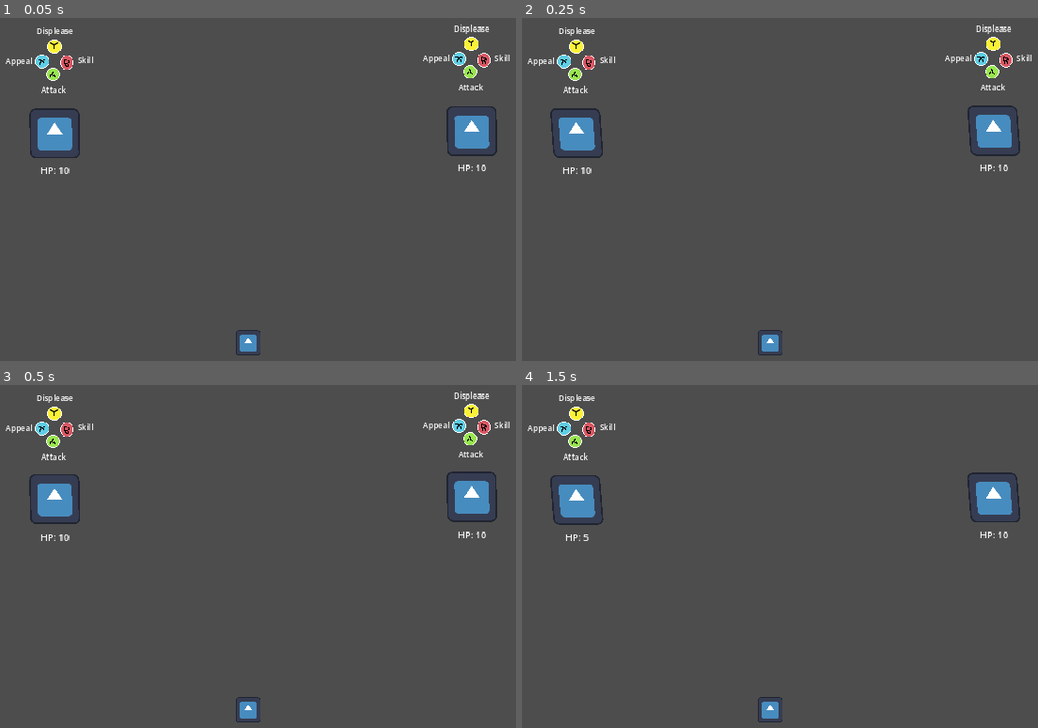
Above: before the commit, frames 1-4 (two rows, left to right).
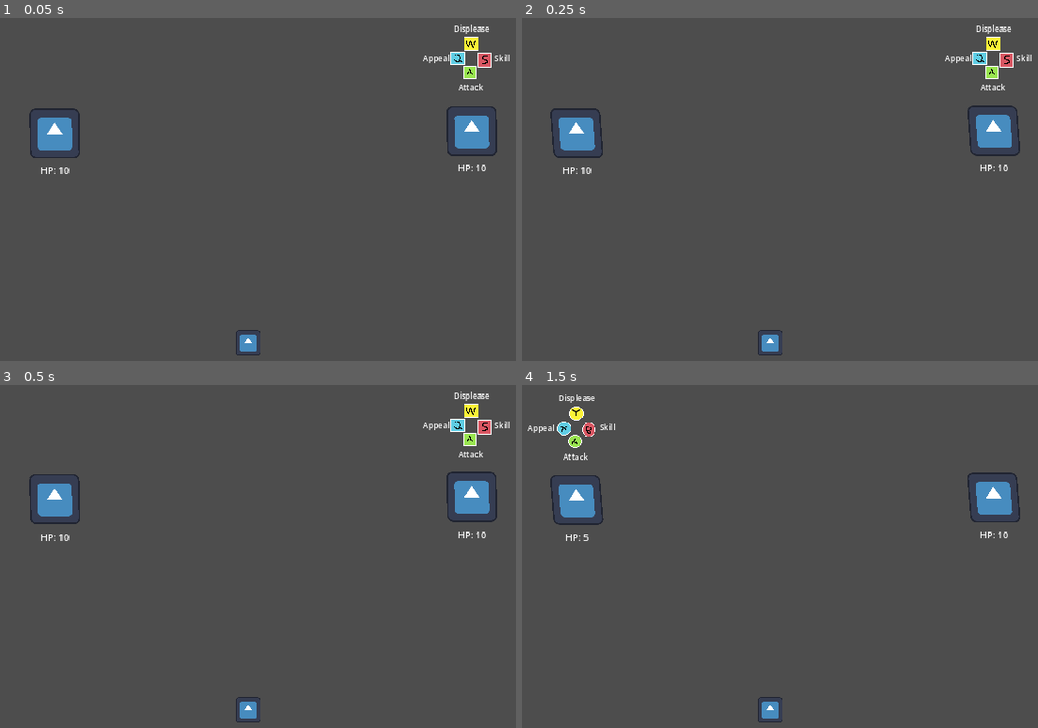
Above: after the commit, the same moments.

Repository: hyperdriveguy/eivbos
Game: Godot game, scene res://battle/battle.tscn
Same seed, same stepped clock (60 frames per second), same inputs: the game is played once before the commit and once after it. The engine's default icon, where the game draws it, is replaced by a stand-in: a white triangle on a blue panel in a dark square.
Inputs:
- Up to frame 1 (0.05 s): no input
- Up to frame 2 (0.25 s): no input
- Up to frame 3 (0.5 s): no input
- Up to frame 4 (1.5 s): tap A (attack_battle) at 0.6, 1.35 s; tap Enter at 1.25 s

The runs differ from the first frame. In frame 1, 0.7% of the frame differs, in the area x 1-96%, y 2-22%; in frame 2, 0.7%; in frame 3, 0.7%; in frame 4, nothing differs.
Error in both runs: Assertion failed: Device 0 has no actions. Maybe the joypad is disconnected. (res://addons/multiplayer_input/multiplayer_input.gd:159)

Commit message:
Finish the modular button ui

Diff:
--- a/action_indicator.tscn
+++ b/action_indicator.tscn
@@ -5,86 +5,174 @@
 [ext_resource type="Texture2D" uid="uid://bvek46xmbryi8" path="res://battle/player_battler/button-icons-keyboard.png" id="3_c4tgp"]
 [ext_resource type="LabelSettings" uid="uid://bm7ljafkx558e" path="res://battle/player_battler/action_indicator_label_settings.tres" id="4_ihvkt"]
 
+[sub_resource type="AtlasTexture" id="AtlasTexture_cextx"]
+atlas = ExtResource("2_lgju0")
+region = Rect2(0, 0, 64, 64)
+
+[sub_resource type="AtlasTexture" id="AtlasTexture_r2rwu"]
+atlas = ExtResource("2_lgju0")
+region = Rect2(256, 0, 64, 64)
+
+[sub_resource type="AtlasTexture" id="AtlasTexture_tfa3r"]
+atlas = ExtResource("2_lgju0")
+region = Rect2(0, 0, 64, 64)
+
+[sub_resource type="AtlasTexture" id="AtlasTexture_dmn6g"]
+atlas = ExtResource("2_lgju0")
+region = Rect2(192, 0, 64, 64)
+
+[sub_resource type="AtlasTexture" id="AtlasTexture_8lagp"]
+atlas = ExtResource("2_lgju0")
+region = Rect2(0, 0, 64, 64)
+
+[sub_resource type="AtlasTexture" id="AtlasTexture_1but0"]
+atlas = ExtResource("2_lgju0")
+region = Rect2(128, 0, 64, 64)
+
+[sub_resource type="AtlasTexture" id="AtlasTexture_xxfhf"]
+atlas = ExtResource("2_lgju0")
+region = Rect2(0, 0, 64, 64)
+
+[sub_resource type="AtlasTexture" id="AtlasTexture_7makd"]
+atlas = ExtResource("2_lgju0")
+region = Rect2(64, 0, 64, 64)
+
 [sub_resource type="AtlasTexture" id="AtlasTexture_u7u7w"]
 atlas = ExtResource("2_lgju0")
 region = Rect2(0, 0, 64, 64)
 
+[sub_resource type="AtlasTexture" id="AtlasTexture_kqp53"]
+atlas = ExtResource("3_c4tgp")
+region = Rect2(0, 0, 64, 64)
+
+[sub_resource type="AtlasTexture" id="AtlasTexture_ajo8d"]
+atlas = ExtResource("3_c4tgp")
+region = Rect2(256, 0, 64, 64)
+
+[sub_resource type="AtlasTexture" id="AtlasTexture_oyr2t"]
+atlas = ExtResource("3_c4tgp")
+region = Rect2(0, 0, 64, 64)
+
+[sub_resource type="AtlasTexture" id="AtlasTexture_qdb5p"]
+atlas = ExtResource("3_c4tgp")
+region = Rect2(128, 0, 64, 64)
+
+[sub_resource type="AtlasTexture" id="AtlasTexture_kpf5n"]
+atlas = ExtResource("3_c4tgp")
+region = Rect2(0, 0, 64, 64)
+
+[sub_resource type="AtlasTexture" id="AtlasTexture_svh62"]
+atlas = ExtResource("3_c4tgp")
+region = Rect2(192, 0, 64, 64)
+
+[sub_resource type="AtlasTexture" id="AtlasTexture_so61w"]
+atlas = ExtResource("3_c4tgp")
+region = Rect2(0, 0, 64, 64)
+
+[sub_resource type="AtlasTexture" id="AtlasTexture_mxlom"]
+atlas = ExtResource("3_c4tgp")
+region = Rect2(64, 0, 64, 64)
+
 [sub_resource type="AtlasTexture" id="AtlasTexture_yfnag"]
 atlas = ExtResource("3_c4tgp")
 region = Rect2(0, 0, 64, 64)
-
-[sub_resource type="AtlasTexture" id="AtlasTexture_cextx"]
-atlas = ExtResource("2_lgju0")
-region = Rect2(0, 0, 64, 64)
-
-[sub_resource type="AtlasTexture" id="AtlasTexture_r2rwu"]
-atlas = ExtResource("2_lgju0")
-region = Rect2(256, 0, 64, 64)
-
-[sub_resource type="AtlasTexture" id="AtlasTexture_tfa3r"]
-atlas = ExtResource("2_lgju0")
-region = Rect2(0, 0, 64, 64)
-
-[sub_resource type="AtlasTexture" id="AtlasTexture_dmn6g"]
-atlas = ExtResource("2_lgju0")
-region = Rect2(192, 0, 64, 64)
-
-[sub_resource type="AtlasTexture" id="AtlasTexture_8lagp"]
-atlas = ExtResource("2_lgju0")
-region = Rect2(0, 0, 64, 64)
-
-[sub_resource type="AtlasTexture" id="AtlasTexture_1but0"]
-atlas = ExtResource("2_lgju0")
-region = Rect2(128, 0, 64, 64)
-
-[sub_resource type="AtlasTexture" id="AtlasTexture_xxfhf"]
-atlas = ExtResource("2_lgju0")
-region = Rect2(0, 0, 64, 64)
-
-[sub_resource type="AtlasTexture" id="AtlasTexture_7makd"]
-atlas = ExtResource("2_lgju0")
-region = Rect2(64, 0, 64, 64)
-
-[sub_resource type="AtlasTexture" id="AtlasTexture_kqp53"]
-atlas = ExtResource("3_c4tgp")
-region = Rect2(0, 0, 64, 64)
-
-[sub_resource type="AtlasTexture" id="AtlasTexture_ajo8d"]
-atlas = ExtResource("3_c4tgp")
-region = Rect2(256, 0, 64, 64)
-
-[sub_resource type="AtlasTexture" id="AtlasTexture_oyr2t"]
-atlas = ExtResource("3_c4tgp")
-region = Rect2(0, 0, 64, 64)
-
-[sub_resource type="AtlasTexture" id="AtlasTexture_qdb5p"]
-atlas = ExtResource("3_c4tgp")
-region = Rect2(128, 0, 64, 64)
-
-[sub_resource type="AtlasTexture" id="AtlasTexture_kpf5n"]
-atlas = ExtResource("3_c4tgp")
-region = Rect2(0, 0, 64, 64)
-
-[sub_resource type="AtlasTexture" id="AtlasTexture_svh62"]
-atlas = ExtResource("3_c4tgp")
-region = Rect2(192, 0, 64, 64)
-
-[sub_resource type="AtlasTexture" id="AtlasTexture_so61w"]
-atlas = ExtResource("3_c4tgp")
-region = Rect2(0, 0, 64, 64)
-
-[sub_resource type="AtlasTexture" id="AtlasTexture_mxlom"]
-atlas = ExtResource("3_c4tgp")
-region = Rect2(64, 0, 64, 64)
 
 [sub_resource type="SpriteFrames" id="SpriteFrames_b2sj3"]
 animations = [{
 "frames": [{
 "duration": 1.0,
+"texture": SubResource("AtlasTexture_cextx")
+}, {
+"duration": 1.0,
+"texture": SubResource("AtlasTexture_r2rwu")
+}],
+"loop": true,
+"name": &"joy confirm a",
+"speed": 5.0
+}, {
+"frames": [{
+"duration": 1.0,
+"texture": SubResource("AtlasTexture_tfa3r")
+}, {
+"duration": 1.0,
+"texture": SubResource("AtlasTexture_dmn6g")
+}],
+"loop": true,
+"name": &"joy confirm b",
+"speed": 5.0
+}, {
+"frames": [{
+"duration": 1.0,
+"texture": SubResource("AtlasTexture_8lagp")
+}, {
+"duration": 1.0,
+"texture": SubResource("AtlasTexture_1but0")
+}],
+"loop": true,
+"name": &"joy confirm x",
+"speed": 5.0
+}, {
+"frames": [{
+"duration": 1.0,
+"texture": SubResource("AtlasTexture_xxfhf")
+}, {
+"duration": 1.0,
+"texture": SubResource("AtlasTexture_7makd")
+}],
+"loop": true,
+"name": &"joy confirm y",
+"speed": 5.0
+}, {
+"frames": [{
+"duration": 1.0,
 "texture": SubResource("AtlasTexture_u7u7w")
 }],
 "loop": true,
-"name": &"default joypad",
+"name": &"joy idle",
+"speed": 5.0
+}, {
+"frames": [{
+"duration": 1.0,
+"texture": SubResource("AtlasTexture_kqp53")
+}, {
+"duration": 1.0,
+"texture": SubResource("AtlasTexture_ajo8d")
+}],
+"loop": true,
+"name": &"key confirm a",
+"speed": 5.0
+}, {
+"frames": [{
+"duration": 1.0,
+"texture": SubResource("AtlasTexture_oyr2t")
+}, {
+"duration": 1.0,
+"texture": SubResource("AtlasTexture_qdb5p")
+}],
+"loop": true,
+"name": &"key confirm q",
+"speed": 5.0
+}, {
+"frames": [{
+"duration": 1.0,
+"texture": SubResource("AtlasTexture_kpf5n")
+}, {
+"duration": 1.0,
+"texture": SubResource("AtlasTexture_svh62")
+}],
+"loop": true,
+"name": &"key confirm s",
+"speed": 5.0
+}, {
+"frames": [{
+"duration": 1.0,
+"texture": SubResource("AtlasTexture_so61w")
+}, {
+"duration": 1.0,
+"texture": SubResource("AtlasTexture_mxlom")
+}],
+"loop": true,
+"name": &"key confirm w",
 "speed": 5.0
 }, {
 "frames": [{
@@ -92,95 +180,7 @@
 "texture": SubResource("AtlasTexture_yfnag")
 }],
 "loop": true,
-"name": &"default keyboard",
-"speed": 5.0
-}, {
-"frames": [{
-"duration": 1.0,
-"texture": SubResource("AtlasTexture_cextx")
-}, {
-"duration": 1.0,
-"texture": SubResource("AtlasTexture_r2rwu")
-}],
-"loop": true,
-"name": &"joy confirm a",
-"speed": 5.0
-}, {
-"frames": [{
-"duration": 1.0,
-"texture": SubResource("AtlasTexture_tfa3r")
-}, {
-"duration": 1.0,
-"texture": SubResource("AtlasTexture_dmn6g")
-}],
-"loop": true,
-"name": &"joy confirm b",
-"speed": 5.0
-}, {
-"frames": [{
-"duration": 1.0,
-"texture": SubResource("AtlasTexture_8lagp")
-}, {
-"duration": 1.0,
-"texture": SubResource("AtlasTexture_1but0")
-}],
-"loop": true,
-"name": &"joy confirm x",
-"speed": 5.0
-}, {
-"frames": [{
-"duration": 1.0,
-"texture": SubResource("AtlasTexture_xxfhf")
-}, {
-"duration": 1.0,
-"texture": SubResource("AtlasTexture_7makd")
-}],
-"loop": true,
-"name": &"joy confirm y",
-"speed": 5.0
-}, {
-"frames": [{
-"duration": 1.0,
-"texture": SubResource("AtlasTexture_kqp53")
-}, {
-"duration": 1.0,
-"texture": SubResource("AtlasTexture_ajo8d")
-}],
-"loop": true,
-"name": &"key confirm a",
-"speed": 5.0
-}, {
-"frames": [{
-"duration": 1.0,
-"texture": SubResource("AtlasTexture_oyr2t")
-}, {
-"duration": 1.0,
-"texture": SubResource("AtlasTexture_qdb5p")
-}],
-"loop": true,
-"name": &"key confirm q",
-"speed": 5.0
-}, {
-"frames": [{
-"duration": 1.0,
-"texture": SubResource("AtlasTexture_kpf5n")
-}, {
-"duration": 1.0,
-"texture": SubResource("AtlasTexture_svh62")
-}],
-"loop": true,
-"name": &"key confirm s",
-"speed": 5.0
-}, {
-"frames": [{
-"duration": 1.0,
-"texture": SubResource("AtlasTexture_so61w")
-}, {
-"duration": 1.0,
-"texture": SubResource("AtlasTexture_mxlom")
-}],
-"loop": true,
-"name": &"key confirm w",
+"name": &"key idle",
 "speed": 5.0
 }]
 
@@ -190,15 +190,14 @@
 [node name="ButtonsAnimatedSprite" type="AnimatedSprite2D" parent="."]
 scale = Vector2(2, 2)
 sprite_frames = SubResource("SpriteFrames_b2sj3")
-animation = &"default joypad"
-frame_progress = 0.76411
+animation = &"joy idle"
 
 [node name="PrimaryActionLabel" type="Label" parent="."]
 offset_left = -152.0
 offset_top = 60.0
 offset_right = 140.0
 offset_bottom = 143.0
-text = "Attack"
+text = "Primary Action"
 label_settings = ExtResource("4_ihvkt")
 horizontal_alignment = 1
 
@@ -207,7 +206,7 @@
 offset_top = -32.0
 offset_right = 233.0
 offset_bottom = 32.0
-text = "Skill"
+text = "Secondary Action"
 label_settings = ExtResource("4_ihvkt")
 vertical_alignment = 1
 
@@ -216,7 +215,7 @@
 offset_top = -29.0
 offset_right = -60.0
 offset_bottom = 32.0
-text = "Appeal"
+text = "Primary Special"
 label_settings = ExtResource("4_ihvkt")
 horizontal_alignment = 2
 vertical_alignment = 1
@@ -226,7 +225,7 @@
 offset_top = -119.0
 offset_right = 121.0
 offset_bottom = -60.0
-text = "Displease"
+text = "Secondary Special"
 label_settings = ExtResource("4_ihvkt")
 horizontal_alignment = 1
 vertical_alignment = 2
--- a/battle/player_battler/action_indicator.gd
+++ b/battle/player_battler/action_indicator.gd
@@ -1,9 +1,10 @@
 extends Node2D
 
+var is_keyboard: bool = false
 
 # Called when the node enters the scene tree for the first time.
 func _ready() -> void:
-	pass # Replace with function body.
+	pass
 
 
 # Called every frame. 'delta' is the elapsed time since the previous frame.
@@ -15,3 +16,9 @@
 	$SecondaryActionLabel.text = secondary_action
 	$PrimarySpecialLabel.text = primary_special
 	$SecondarySpecialLabel.text = secondary_special
+
+func set_button_animation(anim:String):
+	if is_keyboard:
+		$ButtonsAnimatedSprite.animation = "key " + anim
+	else:
+		$ButtonsAnimatedSprite.animation = "joy " + anim
--- a/battle/player_battler/player_battler.gd
+++ b/battle/player_battler/player_battler.gd
@@ -26,7 +26,10 @@
 	print("rizz: ", temporary_stats.rizz)
 	_refresh_labels()
 	$AnimationPlayer.play_backwards("idle")
-
+	$ActionIndicator.set_button_labels("Attack", "Skill", "Appeal", "Displease")
+	if player_input_id == -1:
+		$ActionIndicator.is_keyboard = true
+	$ActionIndicator.set_button_animation("idle")
 
 # Called every frame. 'delta' is the elapsed time since the previous frame.
 func _process(_delta: float) -> void:
--- a/battle/player_battler/player_battler.tscn
+++ b/battle/player_battler/player_battler.tscn
@@ -93,4 +93,5 @@
 vertical_alignment = 1
 
 [node name="ActionIndicator" parent="." instance=ExtResource("3_ylstq")]
+visible = false
 position = Vector2(2, -186)
